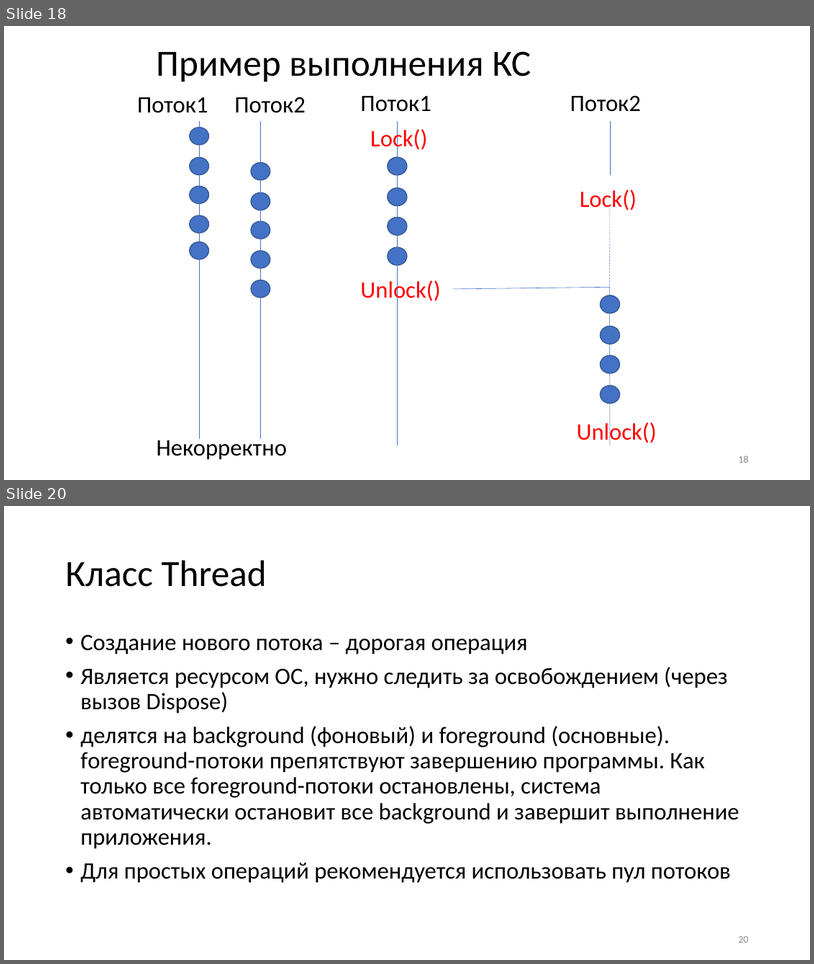
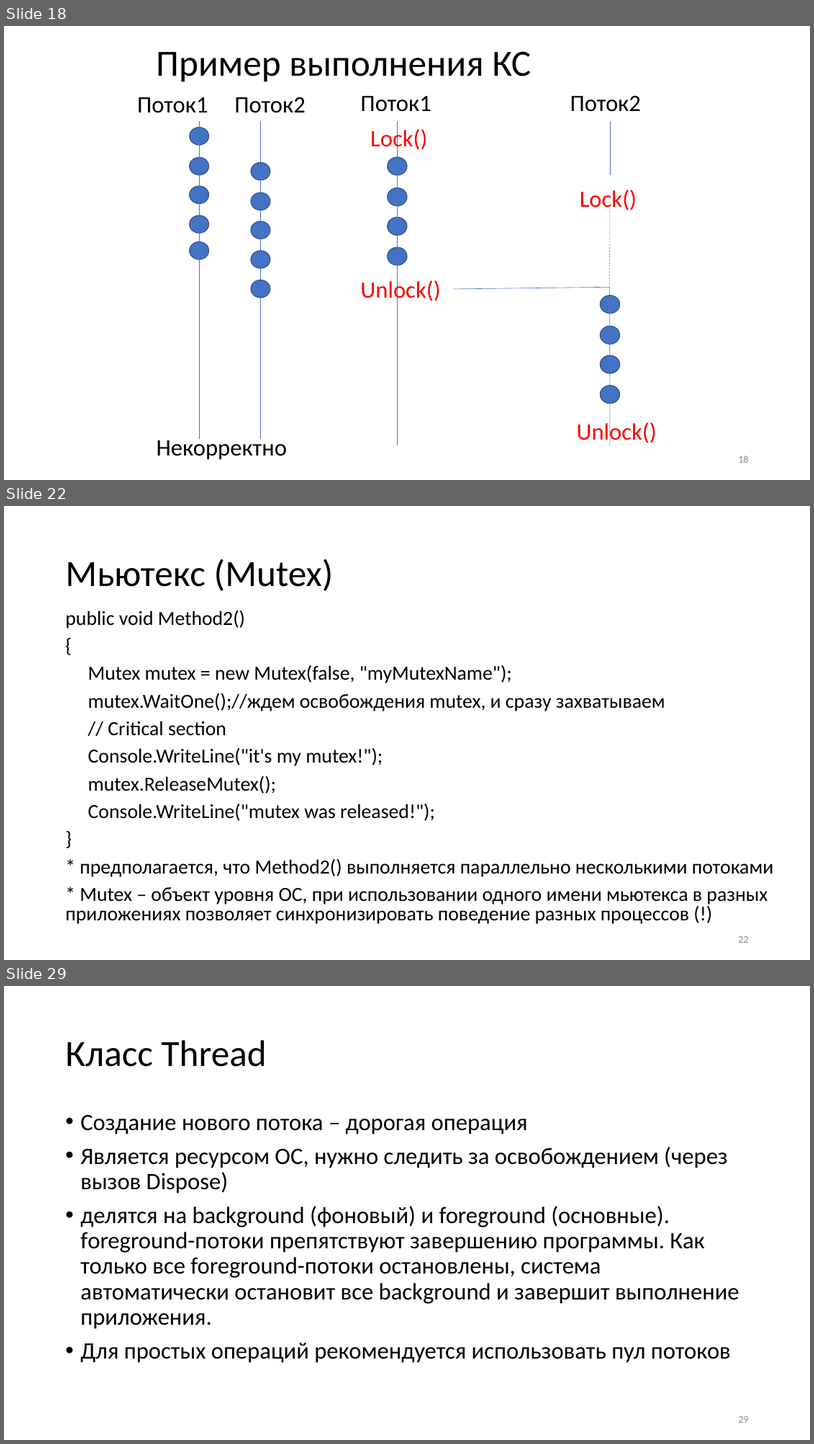
Before and after one commit to blockin90/Programming_PIB, a slide deck: Лекции/3 семестр/Часть 3/Программирование лекция 3.3.pptx. Shown one above the other, each under a label of ours: slides 18 and 20 before the commit, slides 18, 22 and 29 after it; the slides between them are not shown. The pictures are 814x964 and 814x1444 pixels, drawn with LibreOffice and Linux fonts; fonts in the diff are those of the drawing. Boxes give left, top, right and bottom in pixels: in the first picture for what was removed or moved away, otherwise in the second. Text is boxed around its words. In the diff, an @@ line names an element or a change of style, - is before the commit and + after.

```diff
--- a/Лекции/3 семестр/Часть 3/Программирование лекция 3.3.pptx
+++ b/Лекции/3 семестр/Часть 3/Программирование лекция 3.3.pptx
@@ slide 22 added at [4, 506, 810, 960], background #FFFFFF @@
@@ title added at [65, 559, 334, 591], 44 pt, text #000000 @@
+Мьютекс (Mutex)
@@ text added at [65, 610, 774, 924], 23.8 pt, text #000000 @@
+public void Method2()
+{
+Mutex mutex = new Mutex(false, "myMutexName");
+mutex.WaitOne();//ждем освобождения mutex, и сразу захватываем
+// Critical section
+Console.WriteLine("it's my mutex!");
+mutex.ReleaseMutex();
+Console.WriteLine("mutex was released!");
+}
+* предполагается, что Method2() выполняется параллельно несколькими потоками
+* Mutex – объект уровня ОС, при использовании одного имени мьютекса в разных приложениях позволяет синхронизировать поведение разных процессов (!)
@@ page number added at [738, 936, 748, 942], 12 pt, text #8C8C8C @@
+22
@@ what was slide 20 is now slide 29 @@
@@ page number at [738, 1416, 748, 1422]: text changed @@
-20
+29
```
Also in this commit, not shown: 1 slide changed, 8 other slides added.
